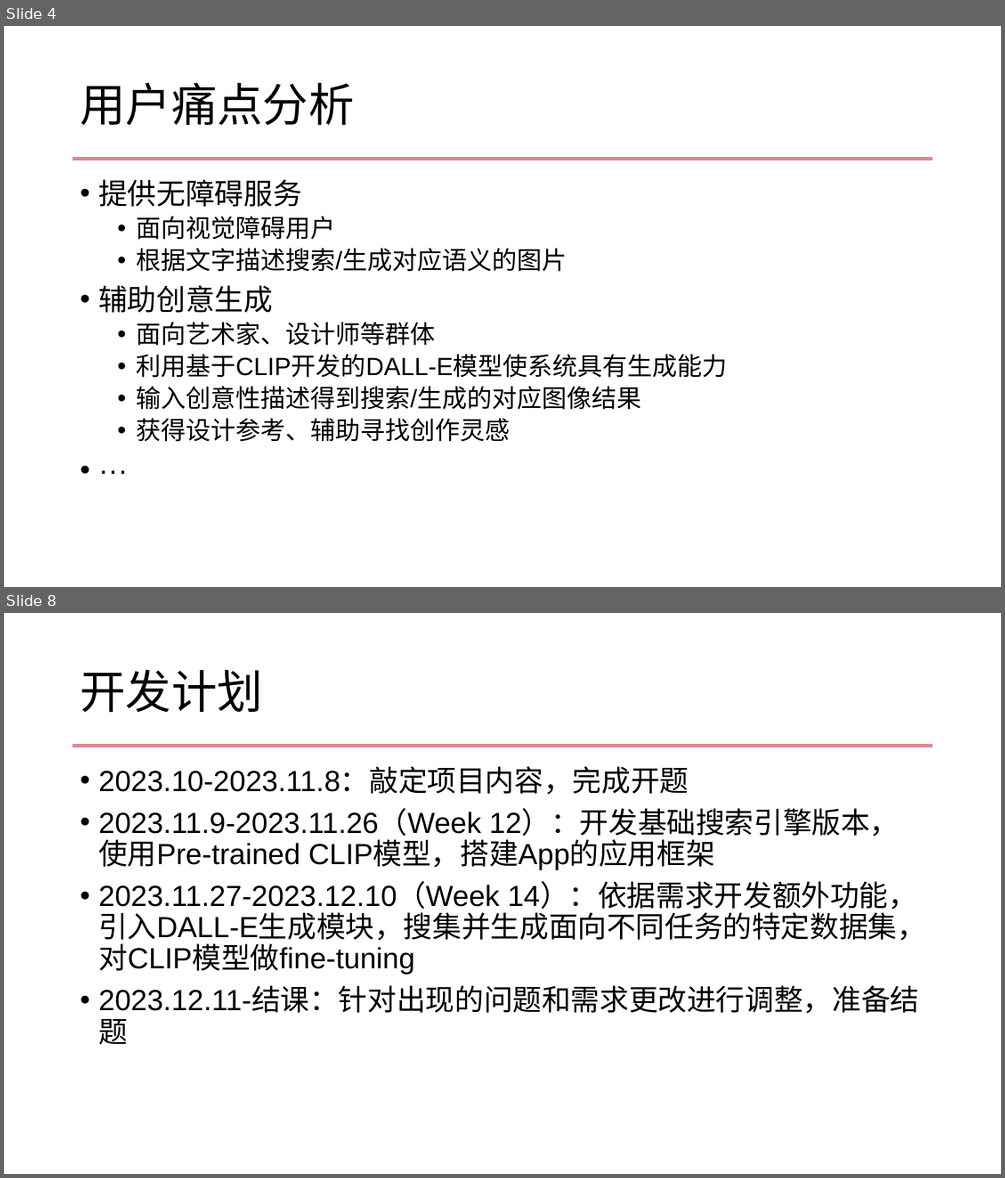
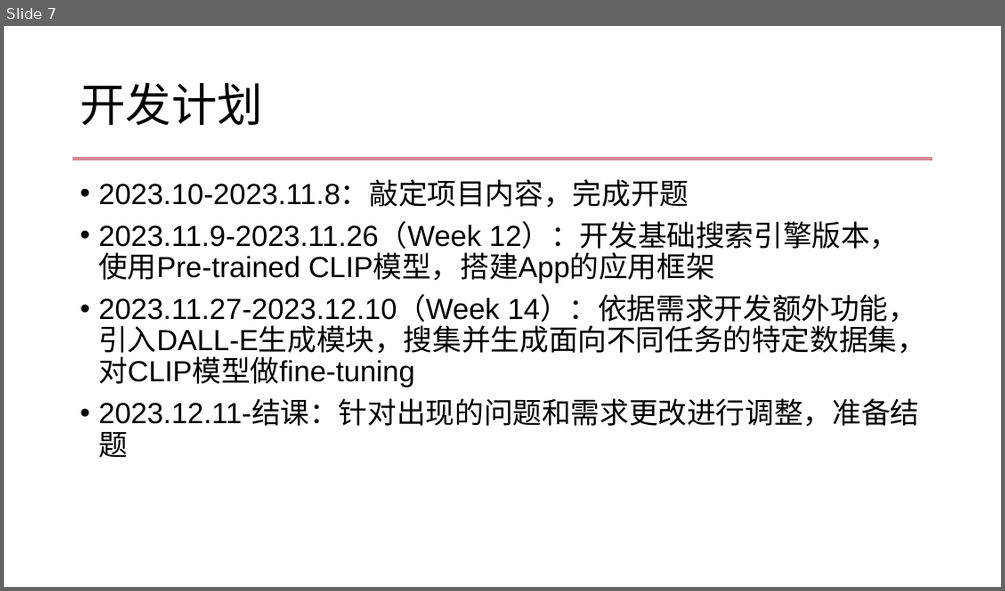
Before and after one commit to Ep11phany/ISE2023Autumn, a slide deck: ISE-Proposal.pptx. Shown one above the other, each under a label of ours: slides 4 and 8 before the commit, slide 7 after it; the slides between them are not shown. The pictures are 1005x1178 and 1005x591 pixels, drawn with LibreOffice and Linux fonts; fonts in the diff are those of the drawing; background and template pictures are left out. Boxes give left, top, right and bottom in pixels: in the first picture for what was removed or moved away, otherwise in the second. Text is boxed around its words. In the diff, an @@ line names an element or a change of style, - is before the commit and + after.

```diff
--- a/ISE-Proposal.pptx
+++ b/ISE-Proposal.pptx
@@ slide 4 removed at box(4, 26, 1001, 587), background #FFFFFF; not listed: 1 template element that a slide beside it also shows @@
@@ title removed at box(80, 82, 354, 125) @@
-用户痛点分析
@@ text removed at box(98, 179, 727, 442) @@
-• 提供无障碍服务
-  • 面向视觉障碍用户
-  • 根据文字描述搜索/生成对应语义的图片
-• 辅助创意生成
-  • 面向艺术家、设计师等群体
-  • 利用基于CLIP开发的DALL-E模型使系统具有生成能力
-  • 输入创意性描述得到搜索/生成的对应图像结果
-  • 获得设计参考、辅助寻找创作灵感
-• ···
@@ what was slide 8 is now slide 7 @@
```
Also in this commit, not shown: 3 slides changed, 3 slides added, 3 other slides removed, 1 other file.
